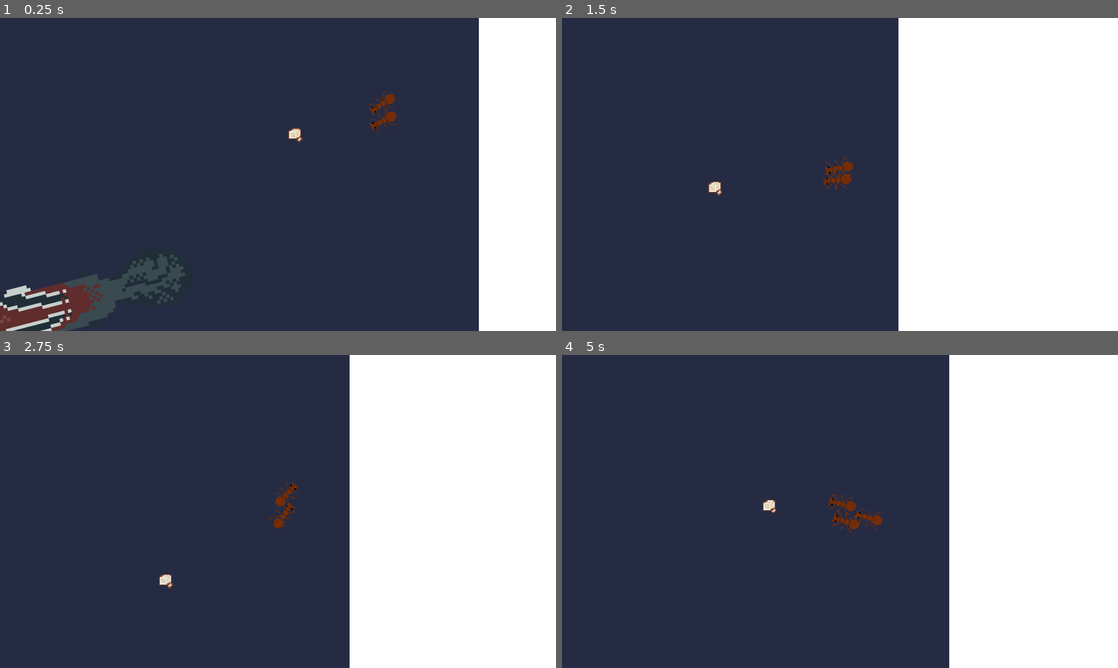
Above: before the commit, frames 1-4 (two rows, left to right).
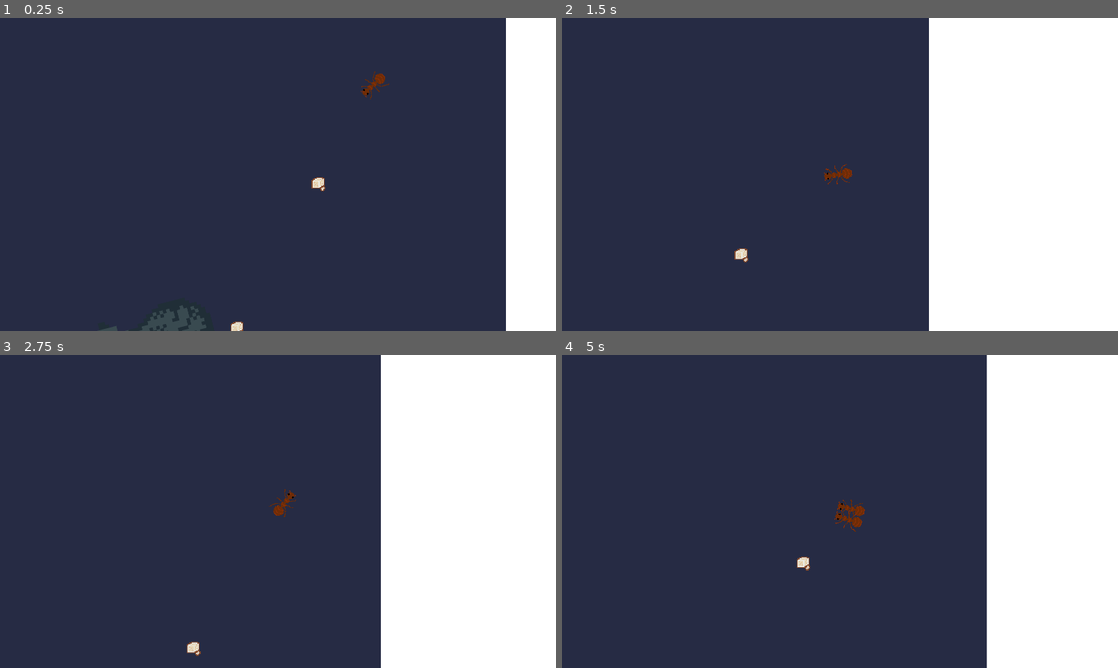
Above: after the commit, the same moments.

Repository: emilijaMarija/ants
Game: Godot game, scene res://game_scene.tscn
Two runs of this game, one before a commit and one after it. Both use one fixed random seed, a clock stepped at 60 frames per second and the inputs below.
Inputs (mouse positions are in pixels of both pictures, inside the frame that each line leads up to):
- Up to frame 1 (0.25 s): no input
- Up to frame 2 (1.5 s): move the mouse to (962, 158) at 0.52 s; move the mouse to (728, 190) at 1.27 s
- Up to frame 3 (2.75 s): move the mouse to (333, 442) at 2.02 s
- Up to frame 4 (5 s): move the mouse to (812, 574) at 2.77 s; move the mouse to (1006, 558) at 3.52 s; move the mouse to (673, 464) at 4.27 s

The runs differ from the first frame. In frame 1, 9.3% of the frame differs, in the area x 0-91%, y 0-100%; in frame 2, 5.9%; in frame 3, 6.1%; in frame 4, 7.4%.

Commit message:
export templates file

Diff:
--- a/anteater/anteater.tscn
+++ b/anteater/anteater.tscn
@@ -43,8 +43,8 @@
 height = 656.24
 
 [sub_resource type="CapsuleShape2D" id="CapsuleShape2D_idxru"]
-radius = 38.45
-height = 130.23
+radius = 23.12
+height = 75.04
 
 [node name="Anteater" type="CharacterBody2D"]
 script = ExtResource("1_5buyl")
--- a/game_scene.tscn
+++ b/game_scene.tscn
@@ -34,12 +34,12 @@
 [node name="Ants" type="Node" parent="."]
 
 [node name="Ant" parent="Ants" groups=["ants"] instance=ExtResource("1_o4o3v")]
-position = Vector2(396, -254)
+position = Vector2(359, -337)
 
 [node name="Sugars" type="Node2D" parent="."]
 
 [node name="Sugar" parent="Sugars" groups=["sugars"] instance=ExtResource("2_aq5n8")]
-position = Vector2(111, -29)
+position = Vector2(175, -31)
 
 [node name="Sugar spawn area" type="Area2D" parent="."]
 visible = false
Binary file added: dist/index.apple-touch-icon.png
Not shown, added: dist/index.apple-touch-icon.png.import
Binary file added: dist/index.icon.png
Not shown, added: dist/index.icon.png.import
Binary file added: dist/index.png
Not shown, added: dist/index.png.import
Not shown, added: dist/index.audio.worklet.js
Not shown, added: dist/index.html
Not shown, added: dist/index.js
Not shown, added: dist/index.pck
Not shown, added: dist/index.wasm
